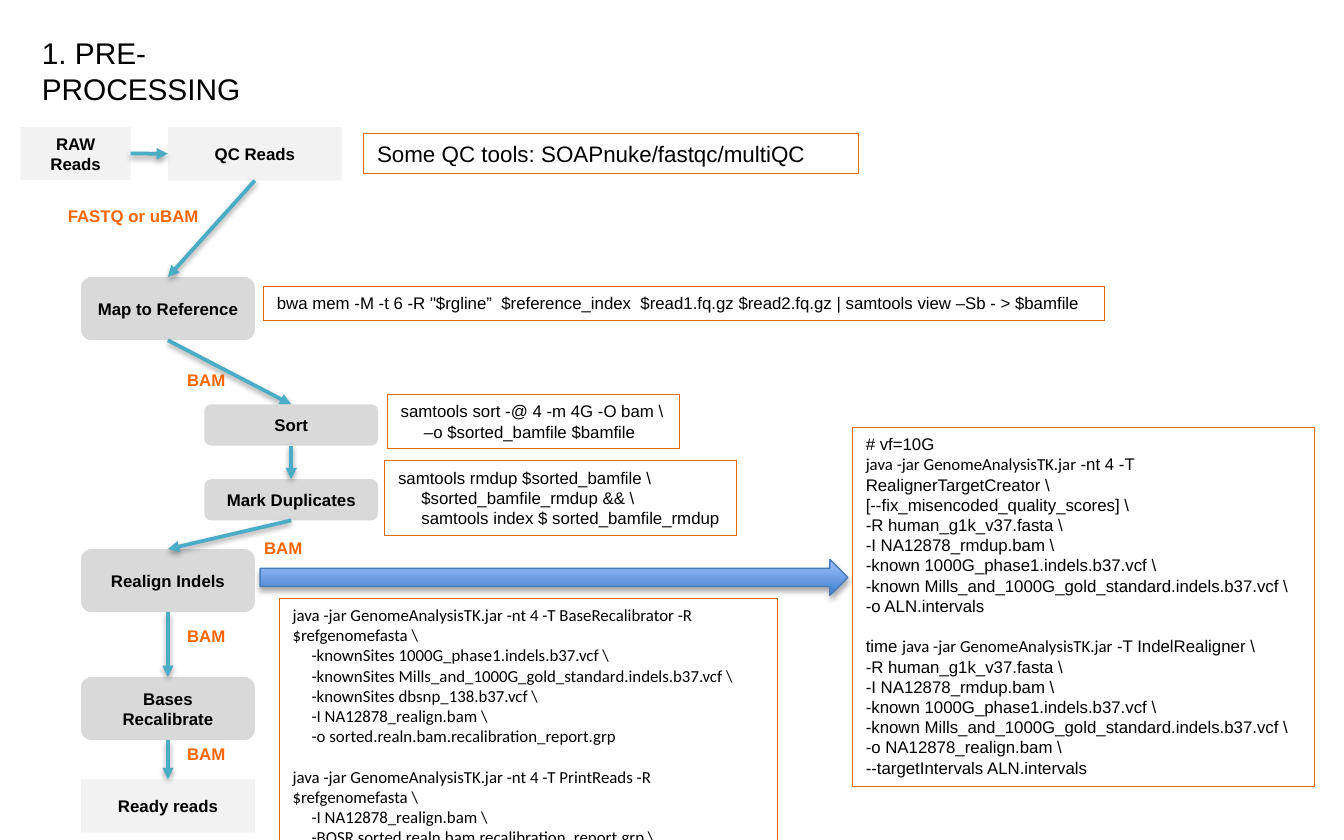
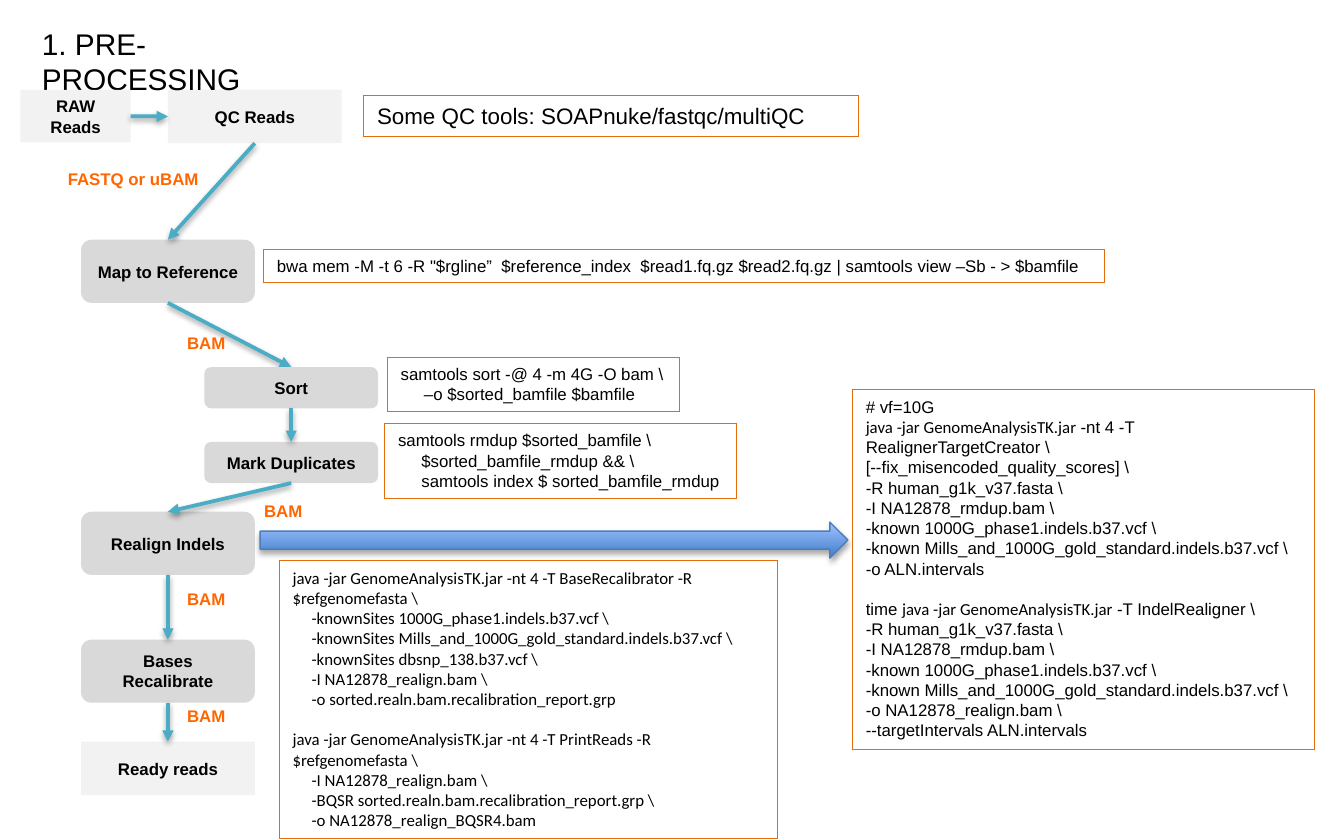
Before and after one commit to ShujiaHuang/speedwgs, a slide deck: slide 4 of assets/WGS_Simplify.pptx. Drawn at 1344x840 pixels with LibreOffice and Linux fonts; fonts in the diff are those of the drawing. Boxes give left, top, right and bottom in pixels: in the first picture for what was removed or moved away, otherwise in the second. Text is boxed around its words. In the diff, an @@ line names an element or a change of style, - is before the commit and + after.

Commit message:
update

```diff
--- a/assets/WGS_Simplify.pptx
+++ b/assets/WGS_Simplify.pptx
@@ text "1. PRE-PROCESSING": place and size @@
-text "1. PRE-PROCESSING" at (42, 43, 240, 101)
+text "1. PRE-PROCESSING" at (42, 34, 240, 91)
@@ 3 rectangles, 3 arrows, 1 text, 1 rounded rectangle: place and size @@
-3 rectangles, 3 arrows, 1 text, 1 rounded rectangle at (81, 153, 1314, 788)
+3 rectangles, 3 arrows, 1 text, 1 rounded rectangle at (81, 116, 1314, 750)
@@ 6 rectangles, 4 rounded rectangles, 4 texts, 4 arrows, 1 right arrow: place and size @@
-6 rectangles, 4 rounded rectangles, 4 texts, 4 arrows, 1 right arrow at (20, 128, 859, 840)
+6 rectangles, 4 rounded rectangles, 4 texts, 4 arrows, 1 right arrow at (20, 90, 859, 839)
```
